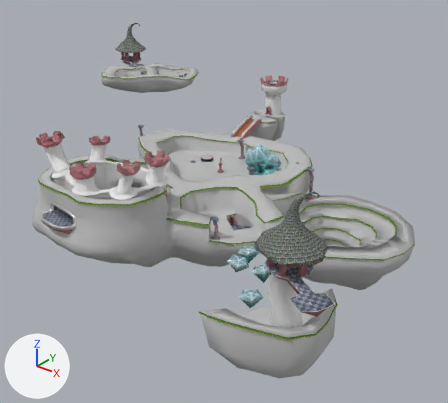
The glTF model scenes/level1_stylized/LvL1_Stylized.gltf as it was, and as the next commit left it.
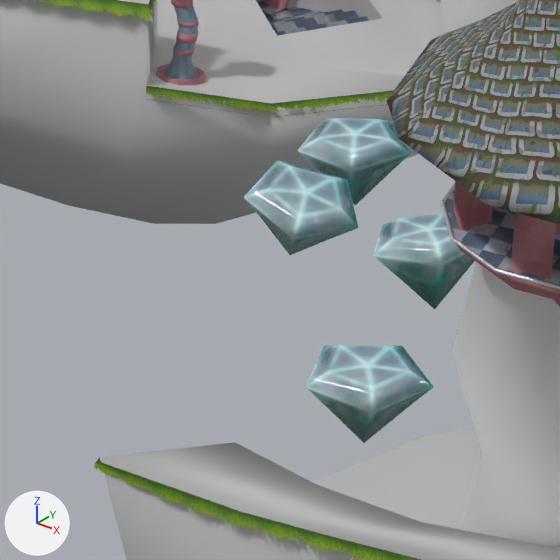
The first picture shows the older version from a camera (50 mm lens) standing at (292.0, -421.0, 219.0) and looking at (-6.0, -48.0, -12.0). The close-ups show the older and then the newer version on the part from 40% to 64% of the width and 56% to 82% of the height of that picture. Only the edits that show in the close-ups are written down. Arrows for +X, +Y and +Z are at lower left; the lights stay in place. Where no turn or scale is listed for an object, it has been applied to the vertices.

In view in the first close-up: 'FireTower', 'GrassLedge', 'LVL1_Stylized', 'Mythrill10', 'Mythrill10.001', 'Mythrill10.002', 'Mythrill10.003', 'Tower_West', 'UnderLevel'.
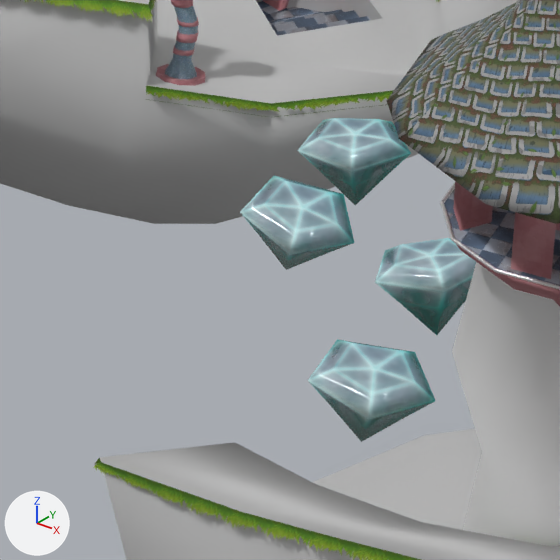
The change, as JSON lines over the scene's bpy script:
```json
{"block": "mat_mythrill", "change": "nodes: BsdfPrincipled, Math, Mix, OutputMaterial, TexImage, VertexColor"}
{"block": "mat_mythrill", "change": "nodes: BsdfPrincipled, OutputMaterial, TexImage"}
{"block": "me_icosphere_027", "where": "me_icosphere_027.from_pydata(...)  # 17 vertices, 30 faces; spans x -7.56..7.27, y -6.4..7.9, z -3.05..7.98"}
{"op": "remove", "block": "me_icosphere_027", "code": "me_icosphere_027.materials.append(mat_mythrill_001)  # picture img_mythrill_base_color_png_mythrill_opacity"}
{"op": "add", "block": "me_icosphere_027", "code": "me_icosphere_027.materials.append(mat_mythrill)  # picture img_mythrill_base_color_png_mythrill_opacity"}
{"block": "me_icosphere_046", "where": "me_icosphere_046.from_pydata(...)  # 17 vertices, 30 faces; spans x -5.31..8.97, y -6.95..7.64, z -2.96..8.68"}
{"op": "remove", "block": "me_icosphere_046", "code": "me_icosphere_046.materials.append(mat_mythrill_001)  # picture img_mythrill_base_color_png_mythrill_opacity"}
{"op": "add", "block": "me_icosphere_046", "code": "me_icosphere_046.materials.append(mat_mythrill)  # picture img_mythrill_base_color_png_mythrill_opacity"}
{"block": "me_icosphere_047", "where": "me_icosphere_047.from_pydata(...)  # 17 vertices, 30 faces; spans x -8.64..5.77, y -6.73..7.99, z -3.0..8.46"}
{"op": "remove", "block": "me_icosphere_047", "code": "me_icosphere_047.materials.append(mat_mythrill_001)  # picture img_mythrill_base_color_png_mythrill_opacity"}
{"op": "add", "block": "me_icosphere_047", "code": "me_icosphere_047.materials.append(mat_mythrill)  # picture img_mythrill_base_color_png_mythrill_opacity"}
{"block": "me_icosphere_048", "where": "me_icosphere_048.from_pydata(...)  # 17 vertices, 30 faces; spans x -7.43..7.42, y -6.34..7.81, z -3.05..7.81"}
{"op": "remove", "block": "me_icosphere_048", "code": "me_icosphere_048.materials.append(mat_mythrill_001)  # picture img_mythrill_base_color_png_mythrill_opacity"}
{"op": "add", "block": "me_icosphere_048", "code": "me_icosphere_048.materials.append(mat_mythrill)  # picture img_mythrill_base_color_png_mythrill_opacity"}
{"op": "set", "path": "ob_mythrill10_001.location", "old": "(79.9, -141.4, -0.6)", "new": "(79.3, -141.4, -3.1)"}
{"op": "set", "path": "ob_mythrill10_002.location", "old": "(102.6, -143.3, 2.1)", "new": "(103.2, -143.5, -1.3)"}
{"op": "set", "path": "ob_mythrill10_003.rotation_euler", "old": "(-0.0334, 0.0079, 0.0839)", "new": "(-0.0402, 0.124, -0.059)", "note": "degrees (-1.9, 0.5, 4.8) -> degrees (-2.3, 7.1, -3.4)"}
```

Where the change shows, as pixel boxes [x1, y1, x2, y2] in the close-ups (560 x 560 px):
```json
{"object": "Mythrill10.001", "change": "recoloured, moved", "before": [244, 161, 358, 255], "after": [240, 175, 354, 270]}
{"object": "Mythrill10.003", "change": "recoloured, turned", "before": [305, 345, 433, 443], "after": [308, 339, 435, 442]}
{"object": "Mythrill10.002", "change": "recoloured, moved", "before": [373, 212, 475, 309], "after": [375, 238, 476, 335]}
```
